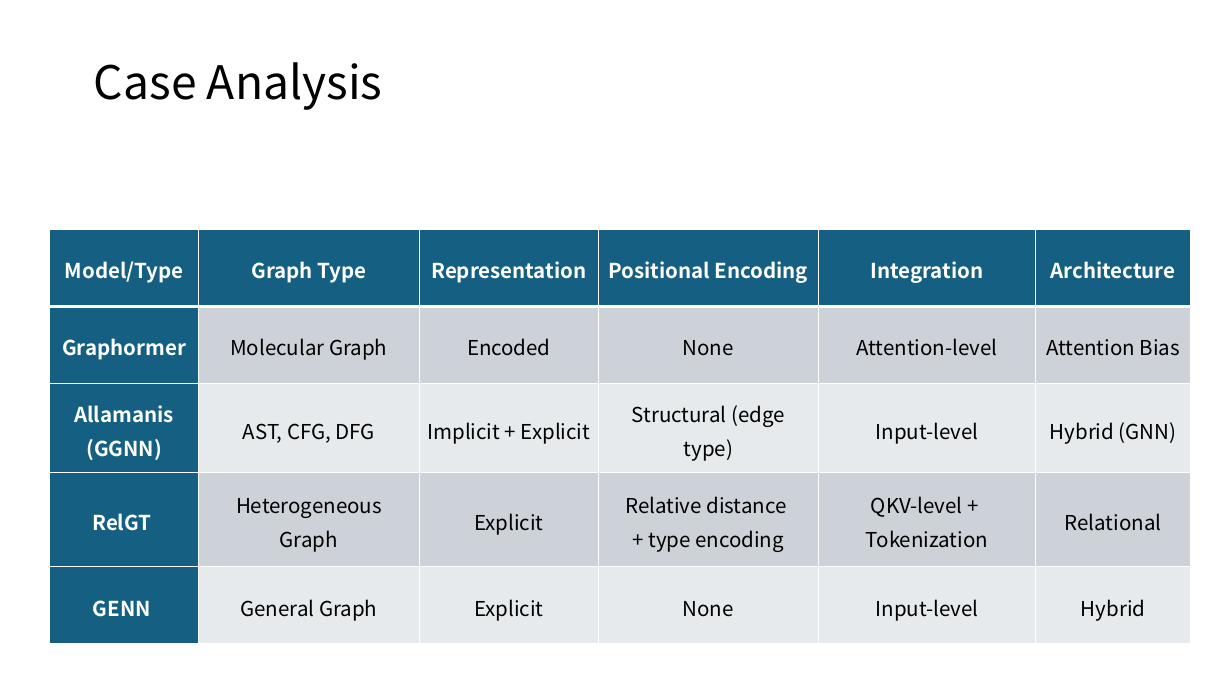
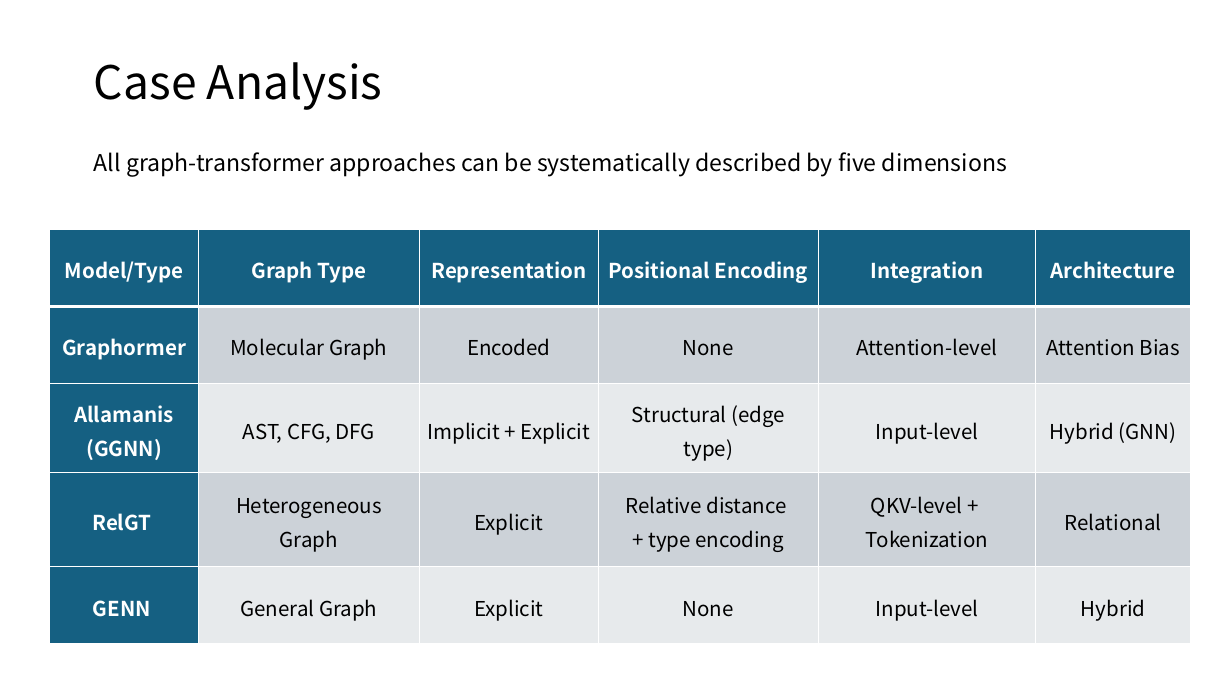
Before and after one commit to kminha22/deep-learning-project, a slide deck: slide 11 of Slide.pptx (slide 13 before the commit). Drawn at 1232x693 pixels with LibreOffice and Linux fonts; fonts in the diff are those of the drawing. Boxes give left, top, right and bottom in pixels: in the first picture for what was removed or moved away, otherwise in the second. Text is boxed around its words. In the diff, an @@ line names an element or a change of style, - is before the commit and + after.

```diff
--- a/Slide.pptx
+++ b/Slide.pptx
@@ text added at bbox=[94, 152, 1007, 176], 18 pt, text #000000 @@
+All graph-transformer approaches can be systematically described by five dimensions
```
Also in this commit, not shown: 8 other slides changed, 3 slides added, 5 slides removed.
